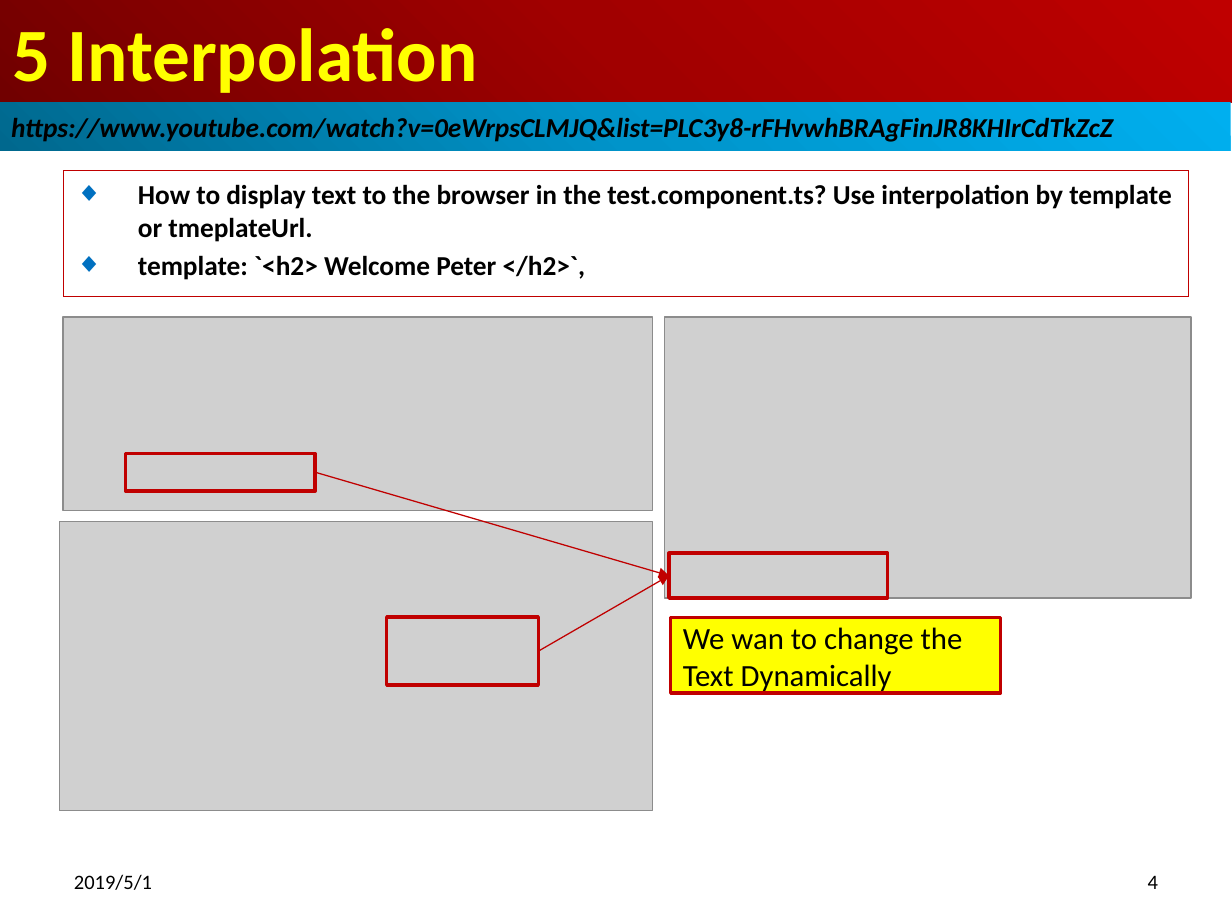
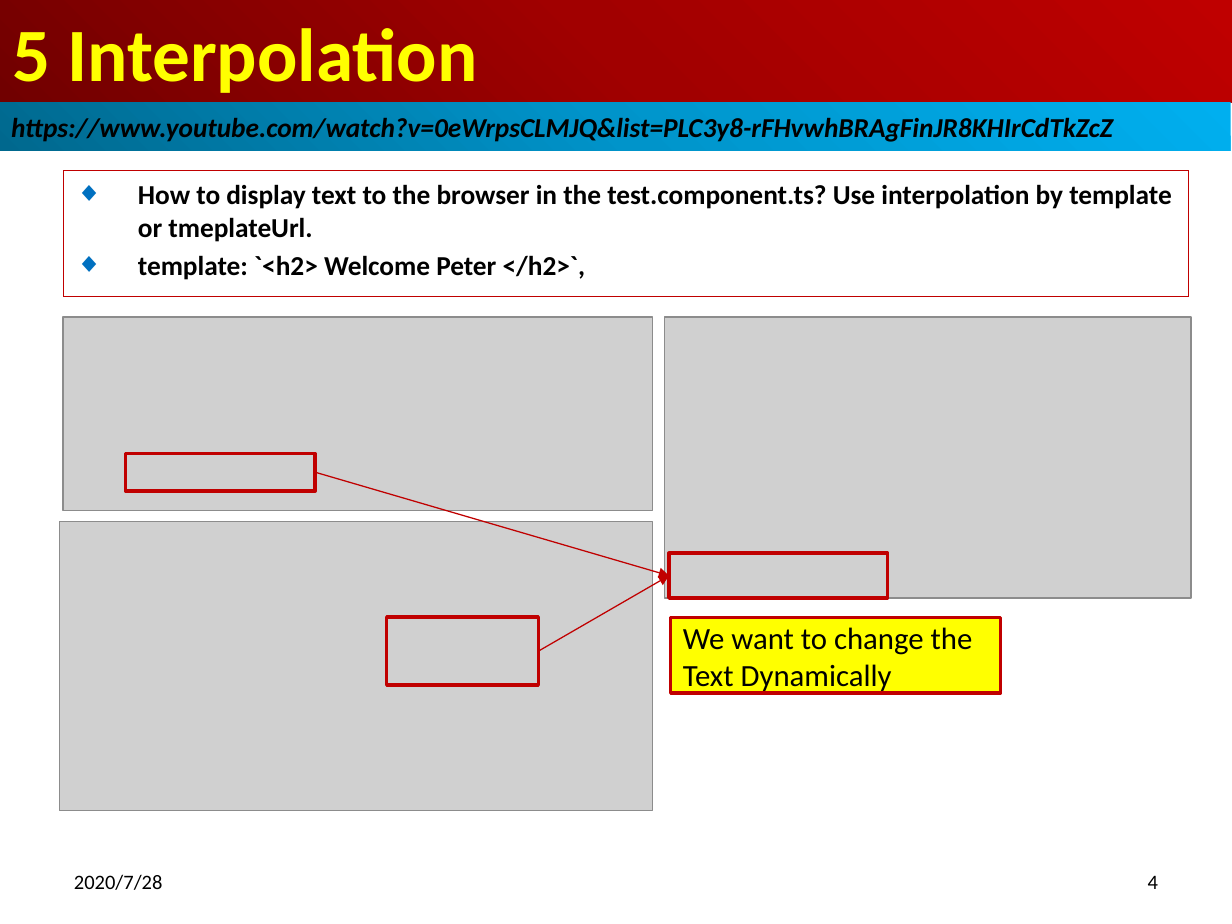
Before and after one commit to peterhchen/800_Angular, a slide deck: slide 4 of 01_05/Ch05_Interp.pptx. Drawn at 1232x924 pixels with LibreOffice and Linux fonts; fonts in the diff are those of the drawing; grey boxes stand for pictures. Boxes give left, top, right and bottom in pixels: in the first picture for what was removed or moved away, otherwise in the second. Text is boxed around its words. In the diff, an @@ line names an element or a change of style, - is before the commit and + after.

```diff
--- a/01_05/Ch05_Interp.pptx
+++ b/01_05/Ch05_Interp.pptx
@@ text in rectangle at (x1=683, y1=627, x2=973, y2=694): text changed @@
-We wan to change the Text Dynamically
+We want to change the Text Dynamically
@@ text at (x1=74, y1=874, x2=163, y2=890): text changed @@
-2019/5/1
+2020/7/28
```
Also in this commit, not shown: 11 other slides changed.
